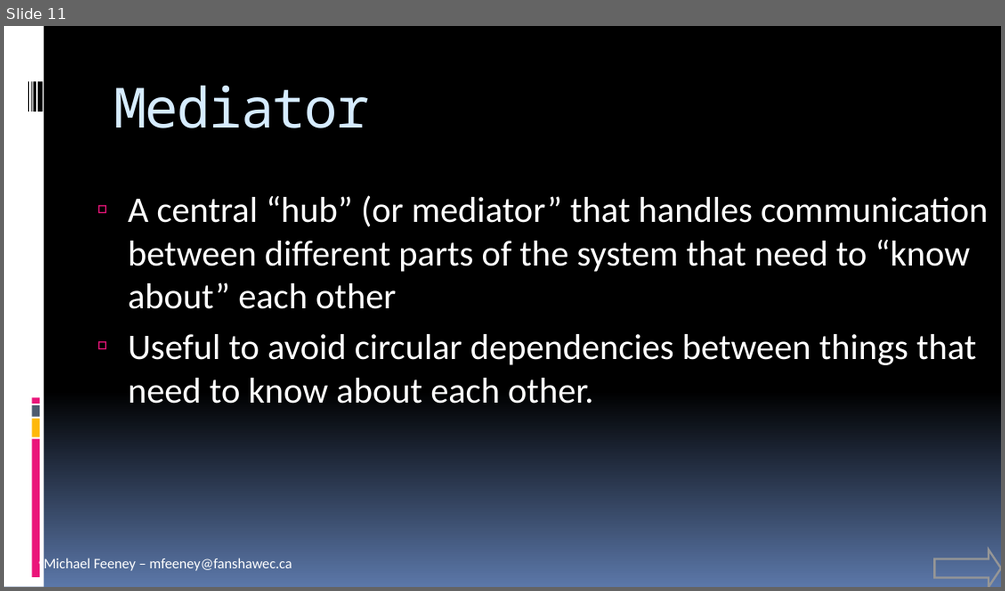
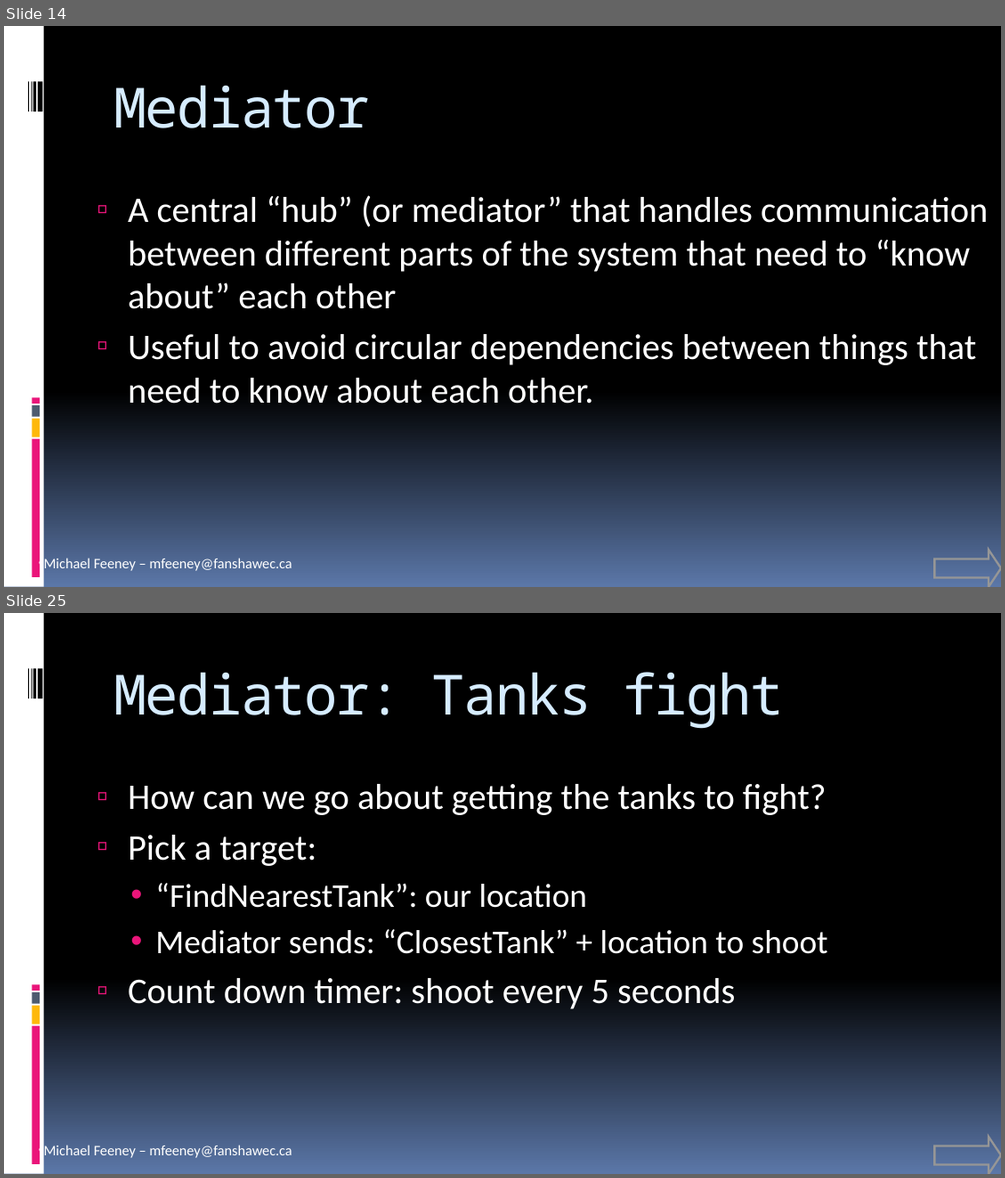
Before and after one commit to FeeneyCodes/GDP202425, a slide deck: 6044_FramPat/D2D/INFO_6044_Patterns (live document).pptx. Shown one above the other, each under a label of ours: slide 11 before the commit, slides 14 and 25 after it; the slides between them are not shown. The pictures are 1005x591 and 1005x1178 pixels, drawn with LibreOffice and Linux fonts; fonts in the diff are those of the drawing. Boxes give left, top, right and bottom in pixels: in the first picture for what was removed or moved away, otherwise in the second. Text is boxed around its words. In the diff, an @@ line names an element or a change of style, - is before the commit and + after.

```diff
--- a/6044_FramPat/D2D/INFO_6044_Patterns (live document).pptx
+++ b/6044_FramPat/D2D/INFO_6044_Patterns (live document).pptx
@@ slide 25 added at (x1=4, y1=613, x2=1001, y2=1174), background gradient #000000 to #5B77A8; not listed: 10 template elements that a slide beside it also shows @@
@@ title added at (x1=113, y1=672, x2=783, y2=729), 40 pt, text #D6ECFF @@
+Mediator: Tanks fight
@@ text added at (x1=128, y1=784, x2=828, y2=1009), 26 pt, text #FFFFFF @@
+  ▫ How can we go about getting the tanks to fight?
+  ▫ Pick a target:
+    • “FindNearestTank”: our location
+    • Mediator sends: “ClosestTank” + location to shoot
+  ▫ Count down timer: shoot every 5 seconds
@@ right arrow added at (x1=934, y1=1136, x2=1001, y2=1174), outline #969696 1.5 pt @@
@@ what was slide 11 is now slide 14 @@
```
Also in this commit, not shown: 1 slide changed, 13 other slides added, 32 other files.
